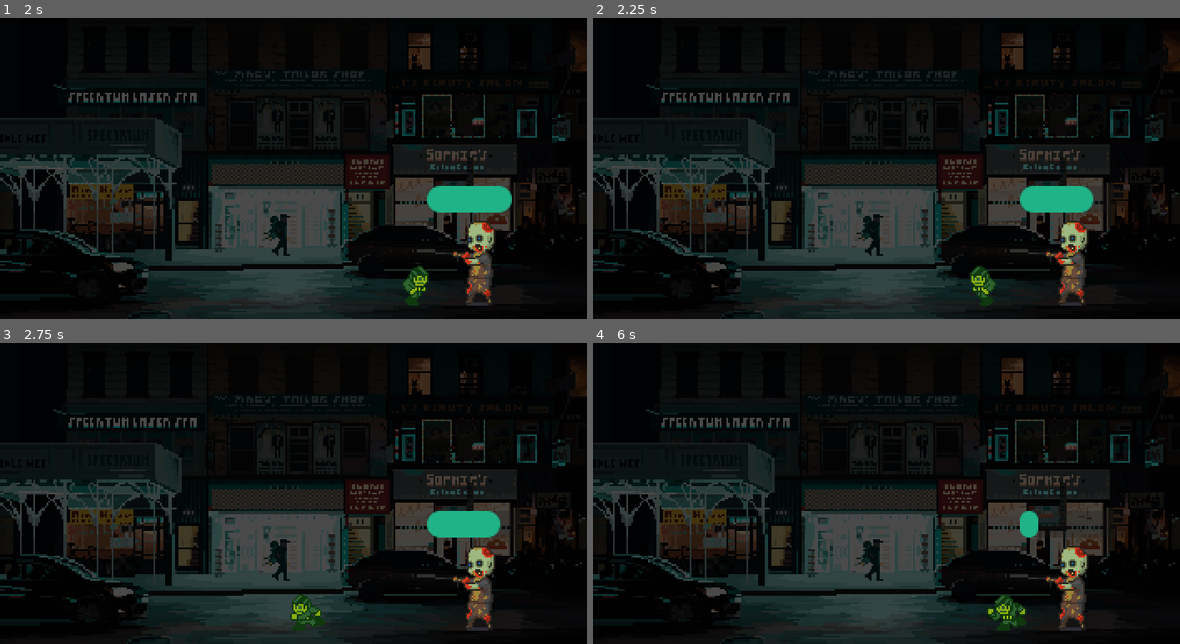
Above: before the commit, frames 1-4 (two rows, left to right).
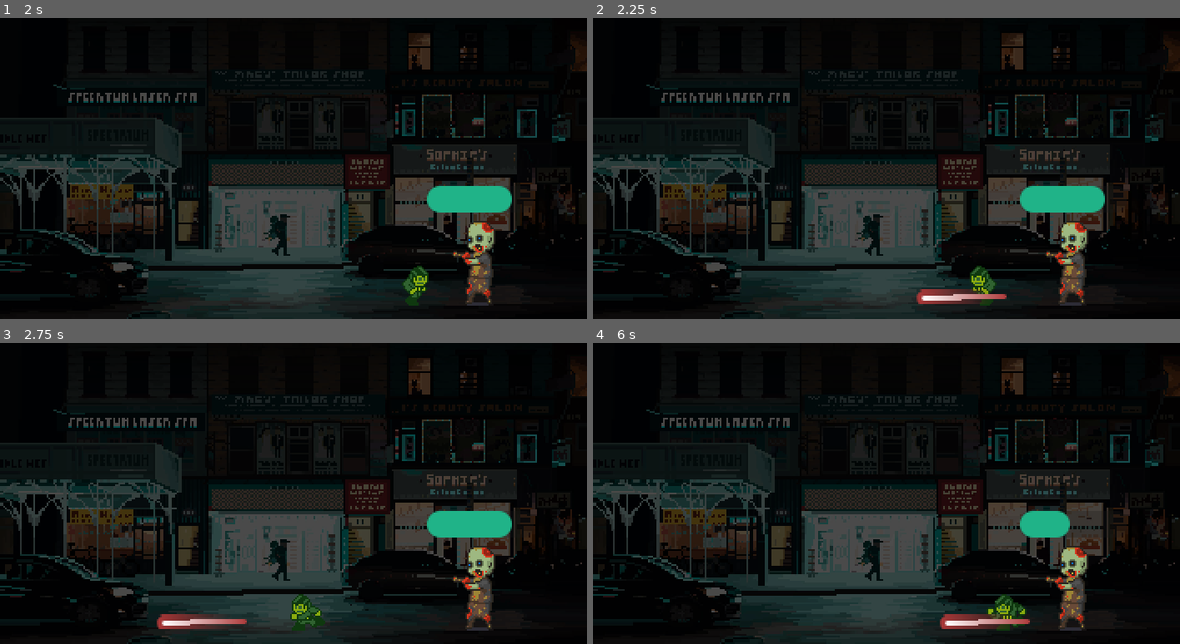
Above: after the commit, the same moments.

Repository: blacksagres/streets-of-evil
Game: Godot game, scene res://world.tscn
The game is run twice, just before and just after one commit, with the same random seed, the same clock (stepped at 60 frames per second) and the same inputs. Sound files missing from this copy of the repository are replaced by a short silence.
Inputs:
- Up to frame 1 (2 s): tap Enter (ui_accept) at 0.5, 0.77, 1.52 s; hold Right (ui_right) from 0.53 s (still down); tap Space (shoot) at 0.6, 1.35 s
- Up to frame 2 (2.25 s): release Right (ui_right) at 2.03 s; hold Left (ui_left) from 2.03 s (still down); tap Space (shoot) at 2.1 s
- Up to frame 3 (2.75 s): keep holding Left (ui_left)
- Up to frame 4 (6 s): release Left (ui_left) at 2.78 s; hold Right (ui_right) 2.78-4.28 s; tap Space (shoot) every 0.75 s from 2.85 to 5.85 s; tap Enter (ui_accept) at 3.02, 3.77, 4.25, 4.52 s; hold Left (ui_left) 4.28-5.03 s; hold Right (ui_right) 5.03-5.78 s; hold Left (ui_left) from 5.78 s (still down)

Frame 1 is identical in both runs. In frame 2, 0.8% of the frame differs, in the area x 55-88%, y 55-96%; in frame 3, 0.8%; in frame 4, 1.1%, in the area x 59-82%, y 55-96%.

Commit message:
fix bullet position based on player

Diff:
--- a/characters/enemy.gd
+++ b/characters/enemy.gd
@@ -21,6 +21,7 @@
 
 func handle_death(delta: float) -> void:
 	if healthbar.get_current_health() <= 0:
+		# decreases the alpha, creating a phase out effect
 		modulate.a -= delta / 2.0
 
 # Signal responses
--- a/characters/player.gd
+++ b/characters/player.gd
@@ -46,6 +46,12 @@
 		# ideally we want a Marker2D as a spawn point but the character itself
 		# will do.
 		new_bullet.transform = self.transform
+
+		# have to have this state in a function somewhere
+		if character_sprite.flip_h:
+			new_bullet.scale.x = 1
+		else:
+			new_bullet.scale.x = -1
 
 # STATE
 
